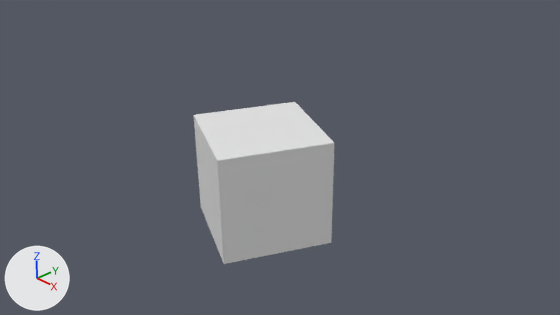
A saved change to the Blender file Blender/Testi_01/testi_01.blend.
Rendered twice from the file's camera 'Camera'. Arrows for +X, +Y and +Z are at lower left; the lights stay in place.
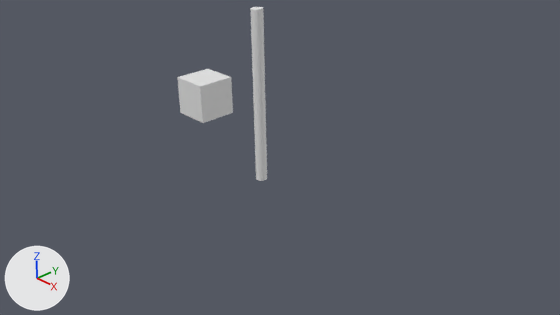
Where the newer file only moved an object's origin or applied its transform, the numbers keep the older frame.

Boxes [x1, y1, x2, y2] around the edits, measured in the pictures (560 x 315 px):
'Cube', mesh turned
    before: [194, 102, 335, 264]
    after: [177, 69, 233, 123]
'Cylinder', added
    after: [250, 7, 267, 181]

Patch to the scene script:
```diff
--- a/Blender/Testi_01/testi_01.blend.py
+++ b/Blender/Testi_01/testi_01.blend.py
@@ me_cube_001 @@
 me_cube_001.from_pydata(...)  # 8 vertices, 6 faces; spans x -1.0..1.0, y -1.0..1.0, z -1.0..1.0
 # used by ob_cube; location = (0.0, 0.0, 0.0); rotation_euler = (0.0, 0.0, 1.128), in degrees (0, 0, 65)
+# me_cube_001 part 1: the whole mesh is turned -64.7 degrees about the z axis through its middle and scaled by 0.363, then moved by (-0.67, 1.42, 1.2)
@@ me_cylinder @@
+me_cylinder.from_pydata(...)  # 1216 vertices, 1186 faces; spans x -0.1..0.1, y -0.1..0.1, z 0.0..3.11
@@ ob_cylinder @@
+ob_cylinder = bpy.data.objects.new('Cylinder', me_cylinder)
+ob_cylinder.location = (0.0, 0.0, 0.0)
```
